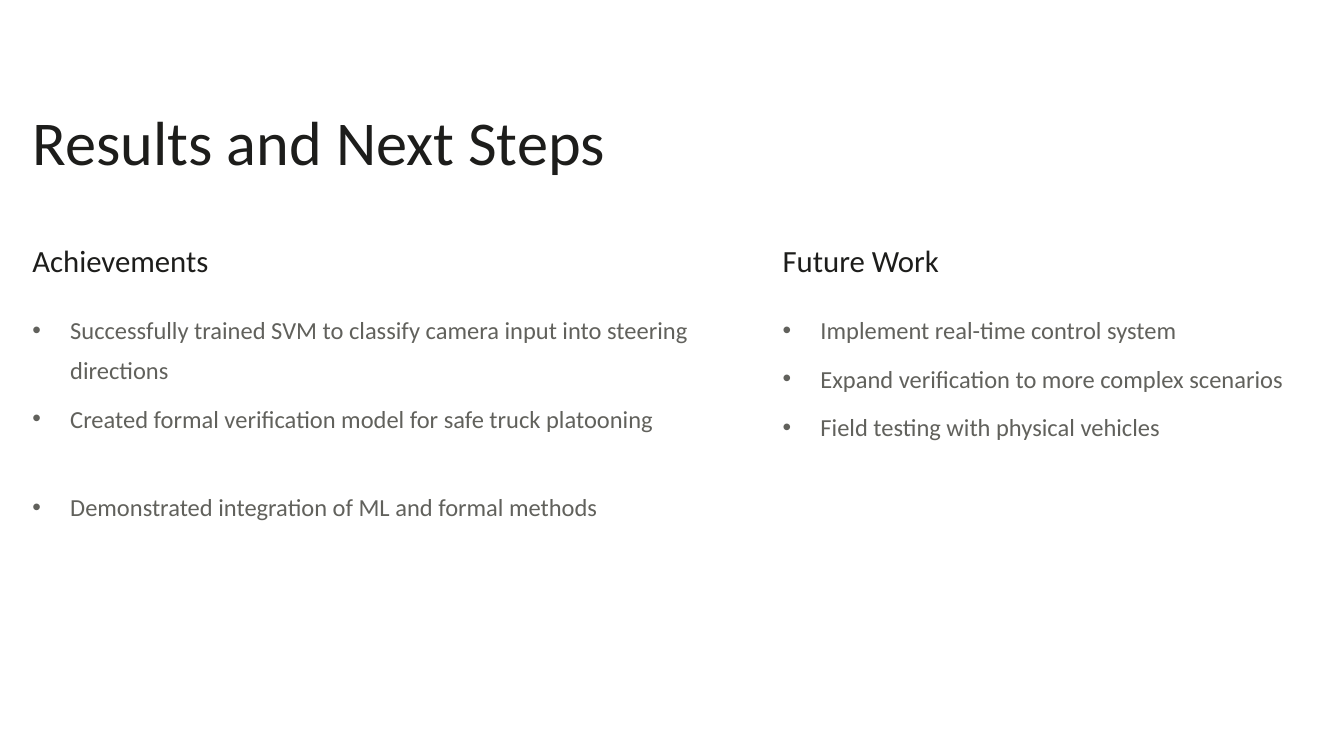
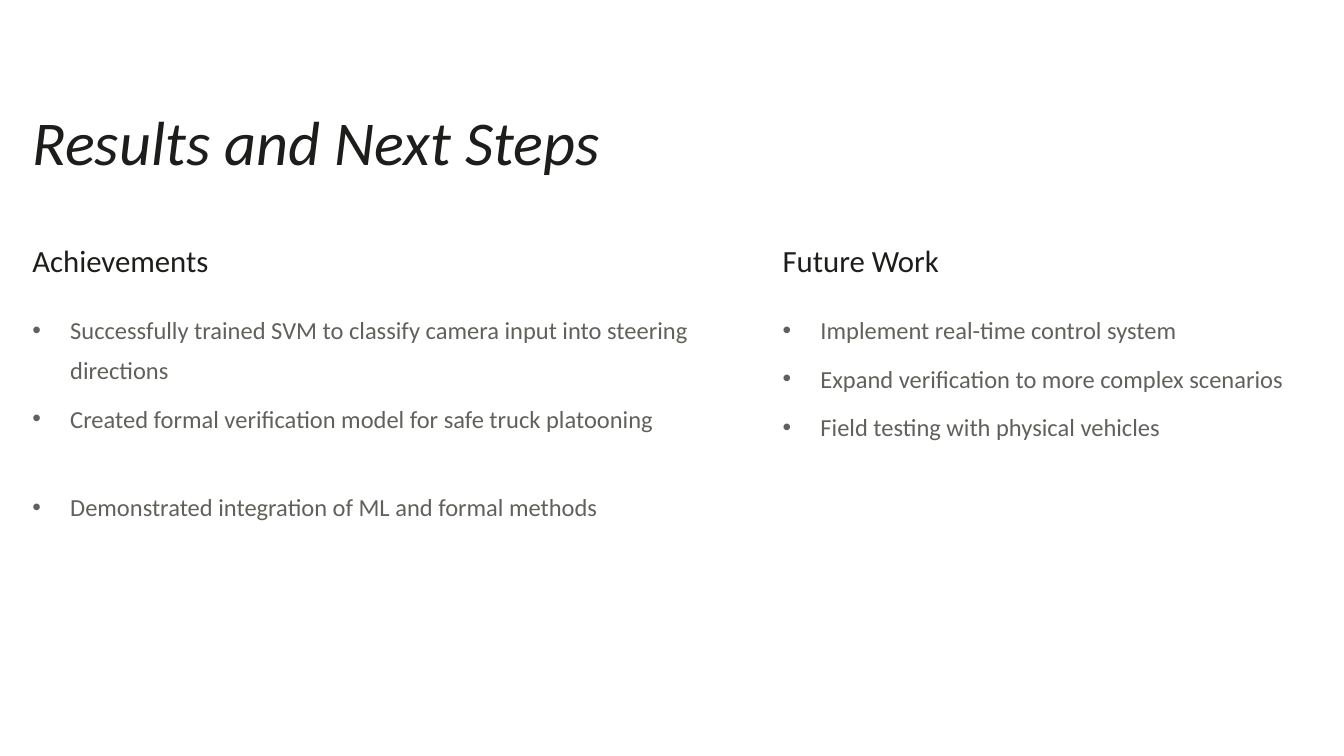
Before and after one commit to JAShafin/SS2025_Autonomous_A-GroupE, a slide deck: slide 13 of PresentationAS1_final.pptx. Drawn at 1344x756 pixels with LibreOffice and Linux fonts; fonts in the diff are those of the drawing. Boxes give left, top, right and bottom in pixels: in the first picture for what was removed or moved away, otherwise in the second. Text is boxed around its words. In the diff, an @@ line names an element or a change of style, - is before the commit and + after.

```diff
--- a/PresentationAS1_final.pptx
+++ b/PresentationAS1_final.pptx
@@ text "Results and Next Steps" at box(32, 121, 599, 175): italic on @@
```
Also in this commit, not shown: 2 other slides changed, 1 slide added, 1 slide removed.
